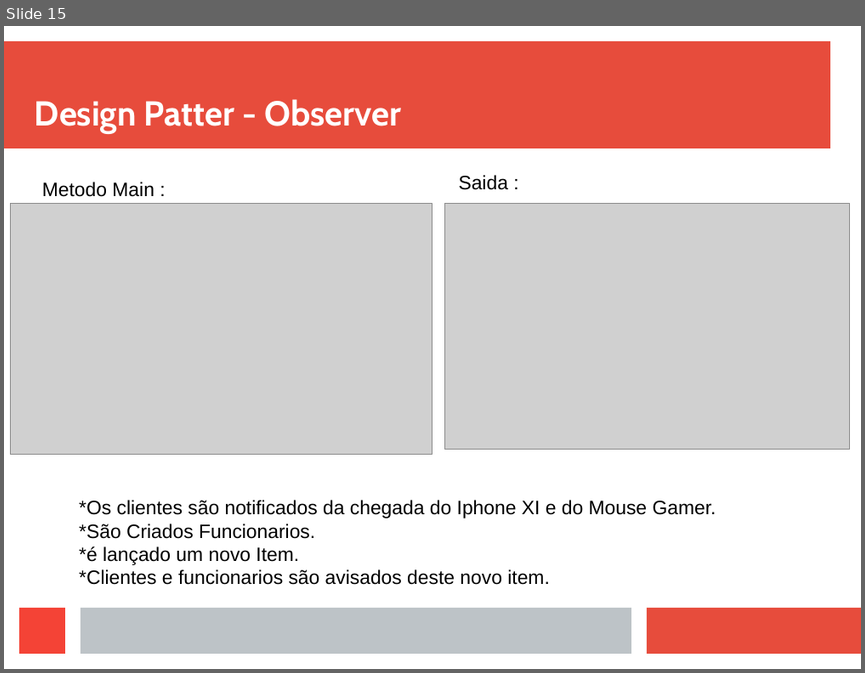
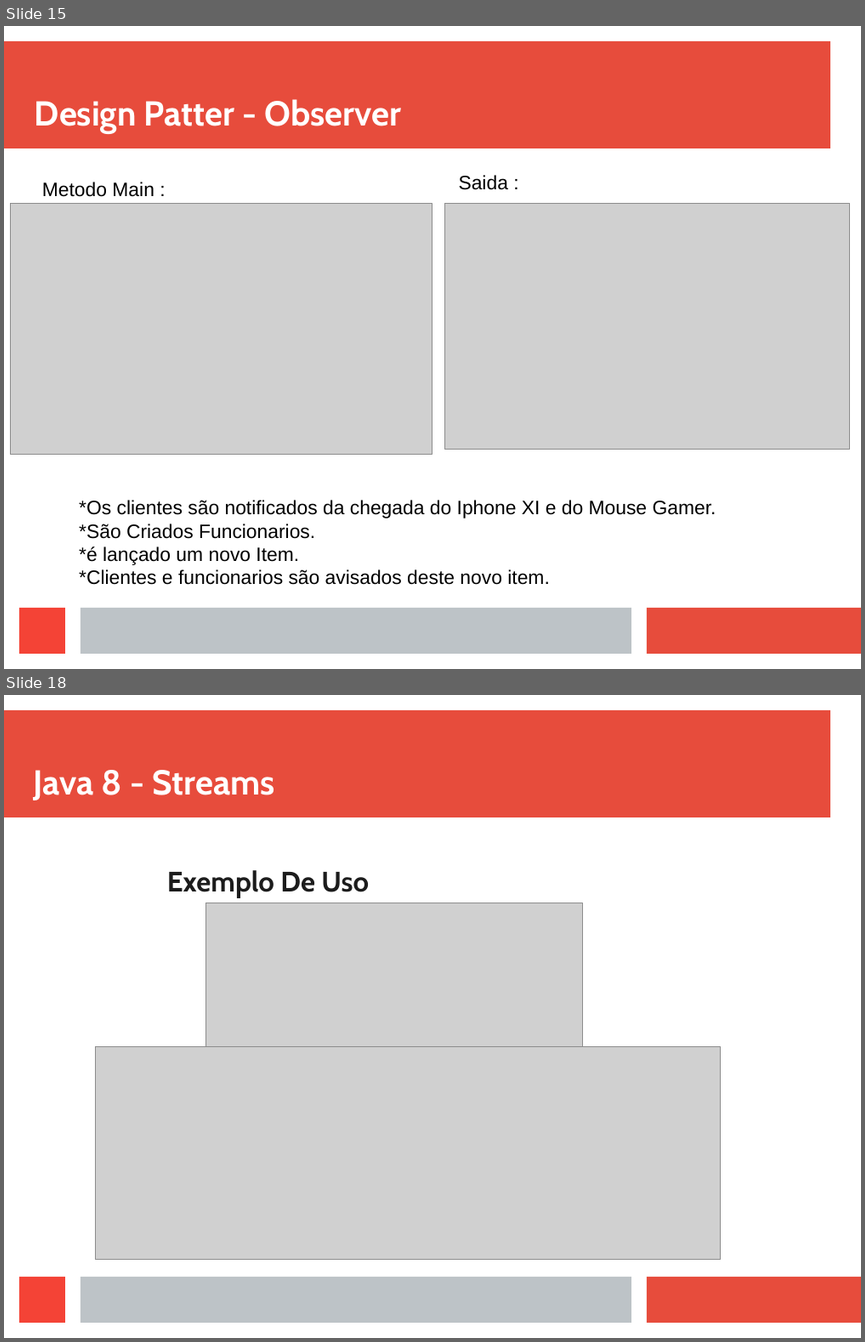
Before and after one commit to viniciusFortti/test, a slide deck: Apresentação/ApresentaçãoTerceiraSemana.odp. Shown one above the other, each under a label of ours: slide 15 before the commit, slides 15 and 18 after it; the slides between them are not shown. The pictures are 865x673 and 865x1342 pixels, drawn with LibreOffice and Linux fonts; fonts in the diff are those of the drawing; grey boxes stand for pictures. Boxes give left, top, right and bottom in pixels: in the first picture for what was removed or moved away, otherwise in the second. Text is boxed around its words. In the diff, an @@ line names an element or a change of style, - is before the commit and + after.

```diff
--- a/Apresentação/ApresentaçãoTerceiraSemana.odp
+++ b/Apresentação/ApresentaçãoTerceiraSemana.odp
@@ slide 18 added at (x1=4, y1=695, x2=861, y2=1338), background #FFFFFF; not listed: 4 template elements that a slide beside it also shows @@
@@ title added at (x1=34, y1=770, x2=275, y2=800), 32 pt, text #FFFFFF, bold @@
+Java 8 - Streams
@@ text added at (x1=167, y1=870, x2=369, y2=897), 26 pt, text #1C1C1C, bold @@
+Exemplo De Uso
@@ picture added at (x1=206, y1=903, x2=583, y2=1111) @@
@@ picture added at (x1=96, y1=1047, x2=720, y2=1259) @@
```
Also in this commit, not shown: 1 slide changed, 1 other slide added, 1 other file.
